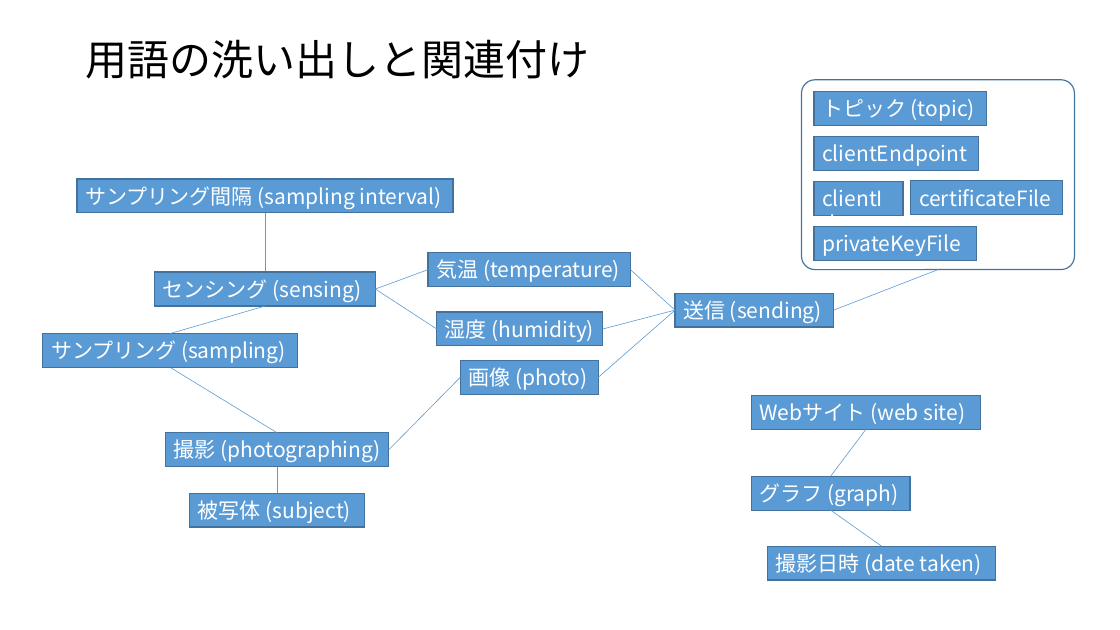
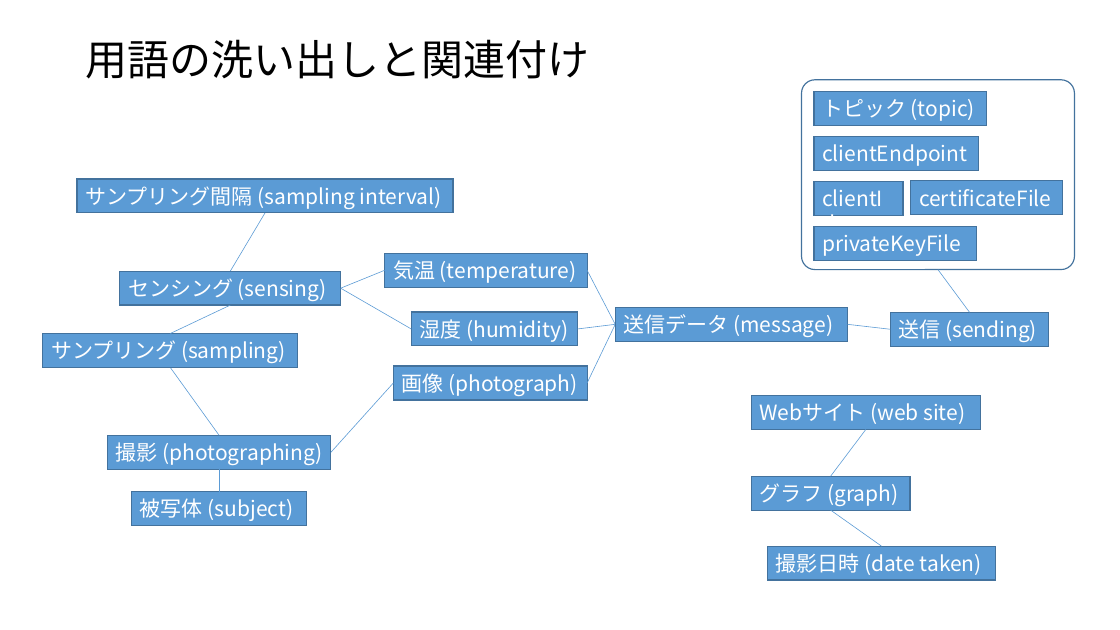
Before and after one commit to nktener0902/WakameWatcher, a slide deck: slide 8 of WakameWatcher.pptx. Drawn at 1120x630 pixels with LibreOffice and Linux fonts; fonts in the diff are those of the drawing. Boxes give left, top, right and bottom in pixels: in the first picture for what was removed or moved away, otherwise in the second. Text is boxed around its words. In the diff, an @@ line names an element or a change of style, - is before the commit and + after.

Commit message:
feature: Return response message indicating Raspberry service status.

```diff
--- a/WakameWatcher.pptx
+++ b/WakameWatcher.pptx
@@ line moved from (266, 272) - (266, 213) to (230, 271) - (266, 213) @@
@@ rectangle "気温 (temperature)": place and size @@
-rectangle "気温 (temperature)" at [429,253,631,287]
+rectangle "気温 (temperature)" at [385,254,587,287]
@@ rectangle "センシング (sensing)": place and size @@
-rectangle "センシング (sensing)" at [155,272,376,306]
+rectangle "センシング (sensing)" at [120,271,341,305]
@@ line moved from (437, 329) - (376, 289) to (412, 329) - (341, 288) @@
@@ line moved from (429, 270) - (376, 289) to (385, 271) - (341, 288) @@
@@ line moved from (676, 310) - (631, 270) to (615, 324) - (587, 271) @@
@@ line moved from (939, 270) - (833, 310) to (939, 270) - (970, 313) @@
@@ line moved from (266, 306) - (171, 334) to (230, 305) - (171, 334) @@
@@ rectangle "湿度 (humidity)": place and size @@
-rectangle "湿度 (humidity)" at [437,312,603,345]
+rectangle "湿度 (humidity)" at [412,312,578,345]
@@ line moved from (676, 310) - (603, 329) to (615, 324) - (578, 329) @@
@@ line moved from (676, 310) - (598, 377) to (615, 324) - (587, 383) @@
@@ rectangle added at [615,308,847,341], fill #5B9BD5, outline #43739E 1 pt, 18 pt, text #FFFFFF @@
+送信データ (message)
@@ line added from (891, 329) to (848, 324), #5B9BD5 0.5 pt @@
@@ rectangle "送信 (sending)": place and size @@
-rectangle "送信 (sending)" at [676,293,834,327]
+rectangle "送信 (sending)" at [891,313,1049,346]
@@ line moved from (277, 433) - (171, 367) to (219, 435) - (171, 367) @@
@@ line moved from (460, 377) - (389, 450) to (393, 383) - (331, 453) @@
@@ rectangle "画像 (photograph)": place and size @@
-rectangle "画像 (photograph)" at [460,360,598,394]
+rectangle "画像 (photograph)" at [393,366,587,400]
@@ text in rectangle at [402,373,578,396]: text changed @@
-画像 (photo)
+画像 (photograph)
@@ rectangle "撮影 (photographing)": place and size @@
-rectangle "撮影 (photographing)" at [166,433,389,466]
+rectangle "撮影 (photographing)" at [108,435,331,469]
@@ line moved from (277, 493) - (277, 467) to (219, 492) - (219, 470) @@
@@ rectangle "被写体 (subject)": place and size @@
-rectangle "被写体 (subject)" at [190,493,365,527]
+rectangle "被写体 (subject)" at [132,492,307,525]
```
Also in this commit, not shown: 10 other files.
